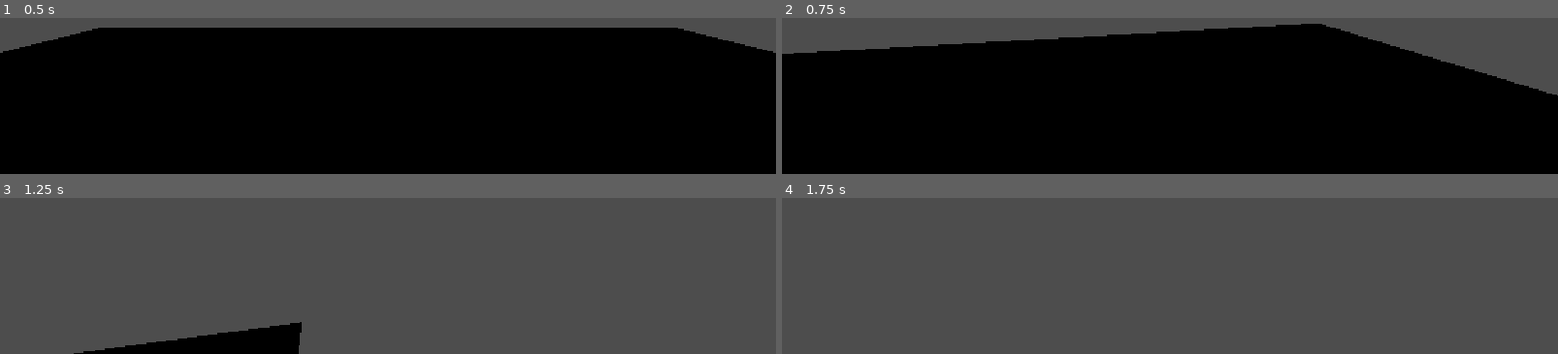
Above: before the commit, frames 1-4 (two rows, left to right).
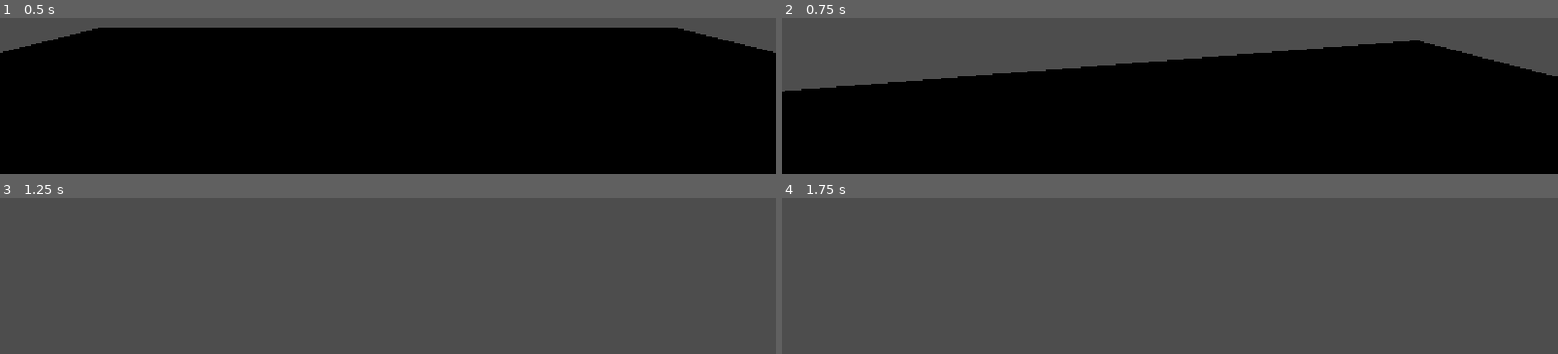
Above: after the commit, the same moments.

Repository: HONKgames/mouse-owl
Game: Godot game, scene res://main.tscn
Two runs of this game, one before a commit and one after it. Both use one fixed random seed, a clock stepped at 60 frames per second and the inputs below.
Inputs (mouse positions are in pixels of both pictures, inside the frame that each line leads up to):
- Up to frame 1 (0.5 s): no input
- Up to frame 2 (0.75 s): tap Enter at 0.5 s; move the mouse to (outside the picture) at 0.52 s; hold W (move_forward) from 0.53 s (still down); hold Shift (sprint) from 0.53 s (still down)
- Up to frame 3 (1.25 s): keep holding W (move_forward); keep holding Shift (sprint); tap Space (jump) at 0.77 s
- Up to frame 4 (1.75 s): keep holding W (move_forward); move the mouse to (outside the picture) at 1.27 s; release Shift (sprint) at 1.28 s; click (outside the picture) at 1.35 s; tap Space (jump) at 1.52 s; tap Shift (sprint) at 1.55 s

Frame 1 is identical in both runs. In frame 2, 16% of the frame differs, in the area x 0-100%, y 3-50%; in frame 3, 3.0%; in frame 4, nothing differs.

Commit message:
Added sprint mechanics

Diff:
--- a/player.gd
+++ b/player.gd
@@ -6,6 +6,7 @@
 const ACCEL = 4.5
 const DEACCEL = 16.0
 const MAX_SLOPE_ANGLE = 40.0
+const SPEED_MULTIPLIER = 1.6
 
 var MOUSE_SENSITIVITY = 0.2
 
@@ -49,8 +50,6 @@
 		input_movement_vector.x -= 1
 	if Input.is_action_pressed("move_right"):
 		input_movement_vector.x += 1
-	if Input.is_action_pressed("sprint"):
-		input_movement_vector.x += 2
 
 	input_movement_vector = input_movement_vector.normalized()
 
@@ -60,10 +59,14 @@
 	dir.y = 0
 	dir = dir.normalized()
 
+	var current_speed = MAX_SPEED
+	if Input.is_action_pressed("sprint"):
+		current_speed *= SPEED_MULTIPLIER
+
 	# Horizontal velocity handling
 	var hvel = velocity
 	hvel.y = 0
-	var target = dir * MAX_SPEED
+	var target = dir * current_speed
 	var accel = ACCEL if dir.dot(hvel) > 0 else DEACCEL
 	hvel = hvel.lerp(target, accel * delta)
 	velocity.x = hvel.x
